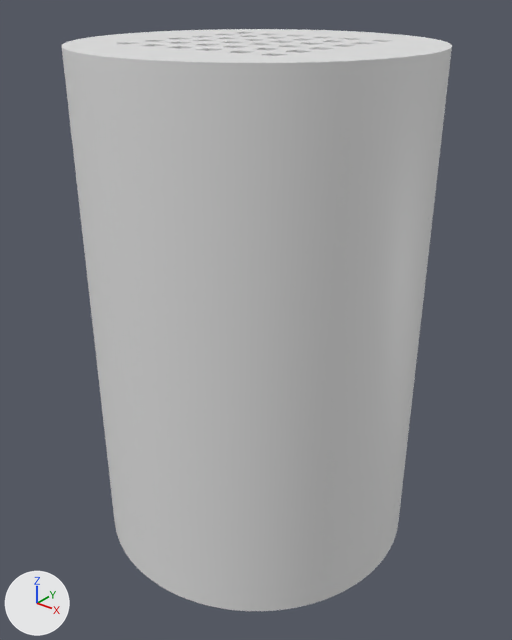
Renders of the Blender file schemes/3D_models/outdoors/outdors.blend from each side of a commit.
One viewpoint serves both versions: a 50 mm lens placed at (52.6, -65.9, 38.6), pointed at (0.5, -0.7, -1.8). Arrows for +X, +Y and +Z are at lower left; the lights stay in place.
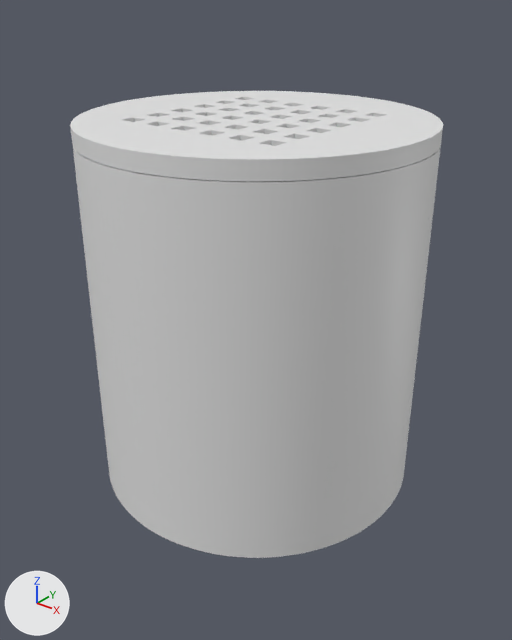
Commit message: Made the cylinder shorter.

Location of each change, [x1, y1, x2, y2] in pixels of the pictures (512 x 640 px):
'Cylinder.004', rescaled (24% shorter): before [64, 67, 450, 611]; after [73, 146, 441, 558]
'Cylinder.002', moved: before [62, 29, 452, 88]; after [70, 91, 443, 181]

Diff of the bpy script that builds the scene:
```diff
--- a/schemes/3D_models/outdoors/outdors.blend.py
+++ b/schemes/3D_models/outdoors/outdors.blend.py
@@ ob_cylinder_004 @@
 ob_cylinder_004.location = (0.0, 0.0, 0.0)
+ob_cylinder_004.scale = (1.0, 1.0, 0.726)
@@ ob_cylinder_002 @@
 ob_cylinder_002 = bpy.data.objects.new('Cylinder.002', me_cylinder_010)
-ob_cylinder_002.location = (0.0, 0.0, 31.0)
+ob_cylinder_002.location = (0.0, 0.0, 22.9)
```
